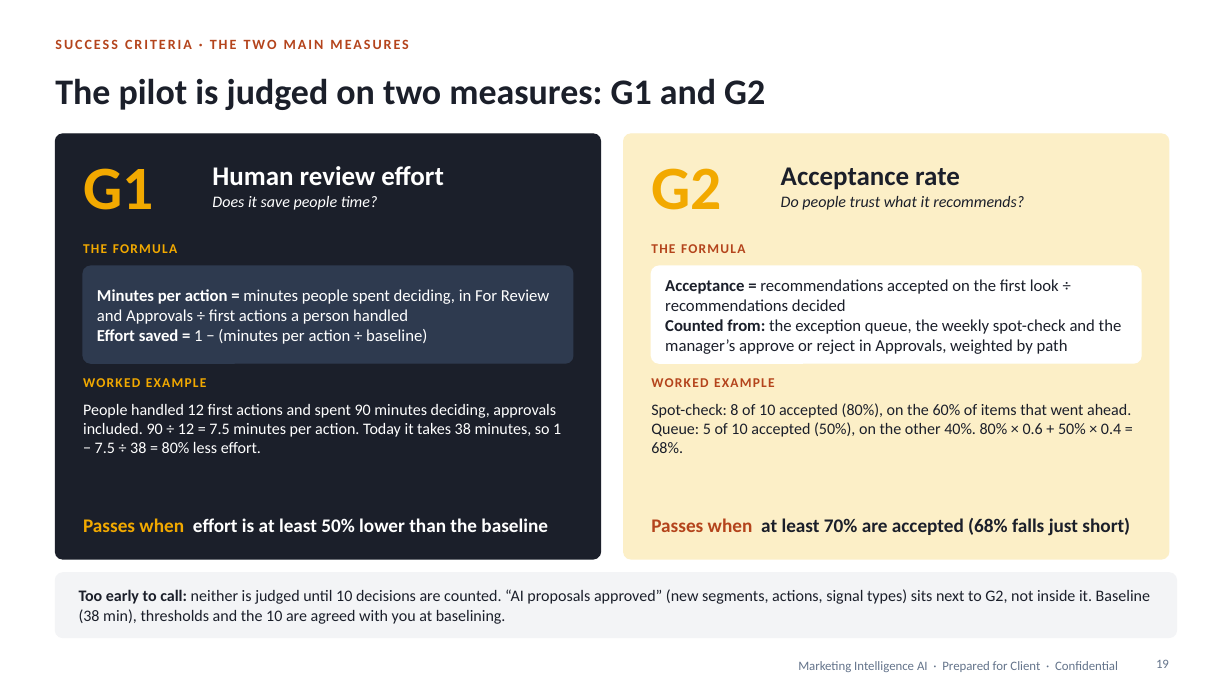
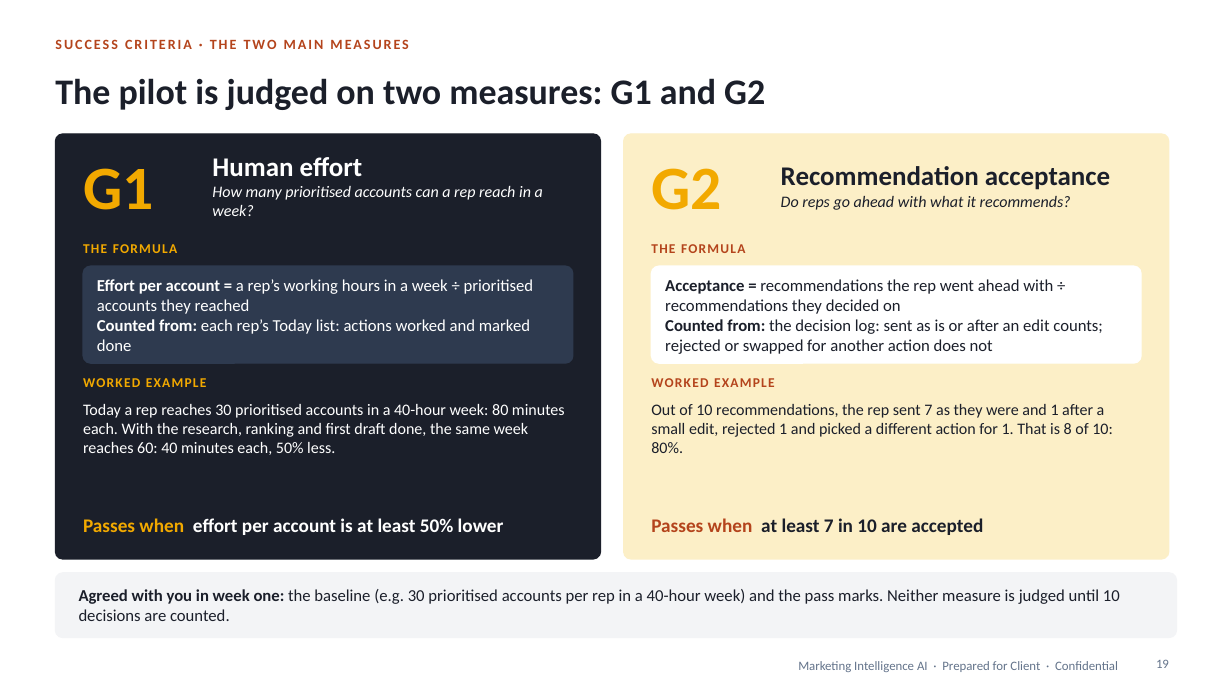
Before and after one commit to shantanusharma-commits/Demand-AI---POC, a slide deck: slide 19 of proposal/Marketing_Intelligence_AI_Pilot_Proposal.pptx. Drawn at 1232x693 pixels with LibreOffice and Linux fonts; fonts in the diff are those of the drawing. Boxes give left, top, right and bottom in pixels: in the first picture for what was removed or moved away, otherwise in the second. Text is boxed around its words. In the diff, an @@ line names an element or a change of style, - is before the commit and + after.

```diff
--- a/proposal/Marketing_Intelligence_AI_Pilot_Proposal.pptx
+++ b/proposal/Marketing_Intelligence_AI_Pilot_Proposal.pptx
@@ text at (x1=212, y1=157, x2=543, y2=216): text changed @@
-Human review effort
-Does it save people time?
+Human effort
+How many prioritised accounts can a rep reach in a week?
@@ text at (x1=781, y1=166, x2=1110, y2=210): text changed @@
-Acceptance rate
-Do people trust what it recommends?
+Recommendation acceptance
+Do reps go ahead with what it recommends?
@@ text at (x1=97, y1=279, x2=534, y2=351): text changed @@
-Minutes per action = minutes people spent deciding, in For Review and Approvals ÷ first actions a person handled
-Effort saved = 1 − (minutes per action ÷ baseline)
+Effort per account = a rep’s working hours in a week ÷ prioritised accounts they reached
+Counted from: each rep’s Today list: actions worked and marked done
@@ text at (x1=665, y1=279, x2=1103, y2=354): text changed @@
-Acceptance = recommendations accepted on the first look ÷ recommendations decided
-Counted from: the exception queue, the weekly spot-check and the manager’s approve or reject in Approvals, weighted by path
+Acceptance = recommendations the rep went ahead with ÷ recommendations they decided on
+Counted from: the decision log: sent as is or after an edit counts; rejected or swapped for another action does not
@@ text at (x1=83, y1=404, x2=565, y2=455): text changed @@
-People handled 12 first actions and spent 90 minutes deciding, approvals included. 90 ÷ 12 = 7.5 minutes per action. Today it takes 38 minutes, so 1 − 7.5 ÷ 38 = 80% less effort.
+Today a rep reaches 30 prioritised accounts in a 40-hour week: 80 minutes each. With the research, ranking and first draft done, the same week reaches 60: 40 minutes each, 50% less.
@@ text at (x1=651, y1=404, x2=1113, y2=453): text changed @@
-Spot-check: 8 of 10 accepted (80%), on the 60% of items that went ahead. Queue: 5 of 10 accepted (50%), on the other 40%. 80% × 0.6 + 50% × 0.4 = 68%.
+Out of 10 recommendations, the rep sent 7 as they were and 1 after a small edit, rejected 1 and picked a different action for 1. That is 8 of 10: 80%.
@@ text at (x1=83, y1=518, x2=504, y2=535): text changed @@
-Passes when effort is at least 50% lower than the baseline
+Passes when effort per account is at least 50% lower
@@ text at (x1=651, y1=518, x2=983, y2=535): text changed @@
-Passes when at least 70% are accepted (68% falls just short)
+Passes when at least 7 in 10 are accepted
@@ text at (x1=79, y1=589, x2=1120, y2=621): text changed; size 12.5 to 13 pt @@
-Too early to call: neither is judged until 10 decisions are counted. “AI proposals approved” (new segments, actions, signal types) sits next to G2, not inside it. Baseline (38 min), thresholds and the 10 are agreed with you at baselining.
+Agreed with you in week one: the baseline (e.g. 30 prioritised accounts per rep in a 40-hour week) and the pass marks. Neither measure is judged until 10 decisions are counted.
```
Also in this commit, not shown: 4 other slides changed, 1 slide added, 2 slides removed, 8 other files.
